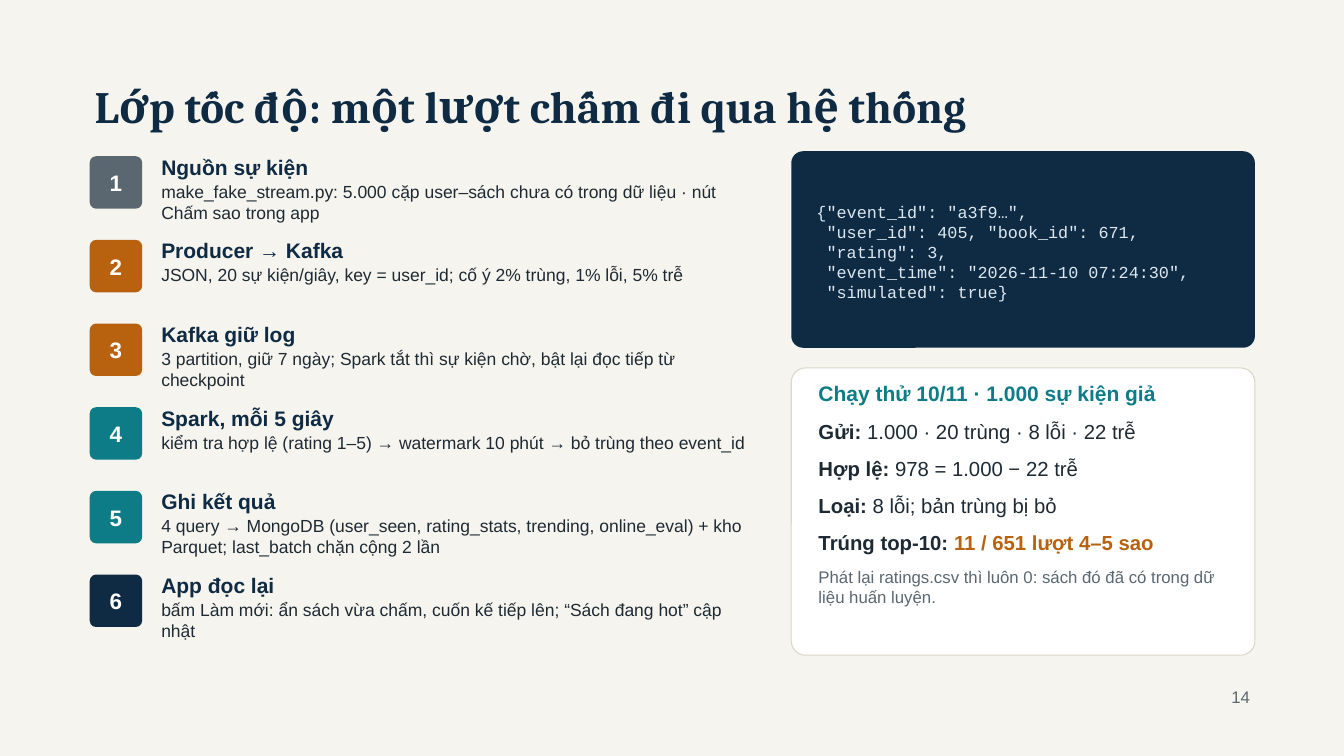
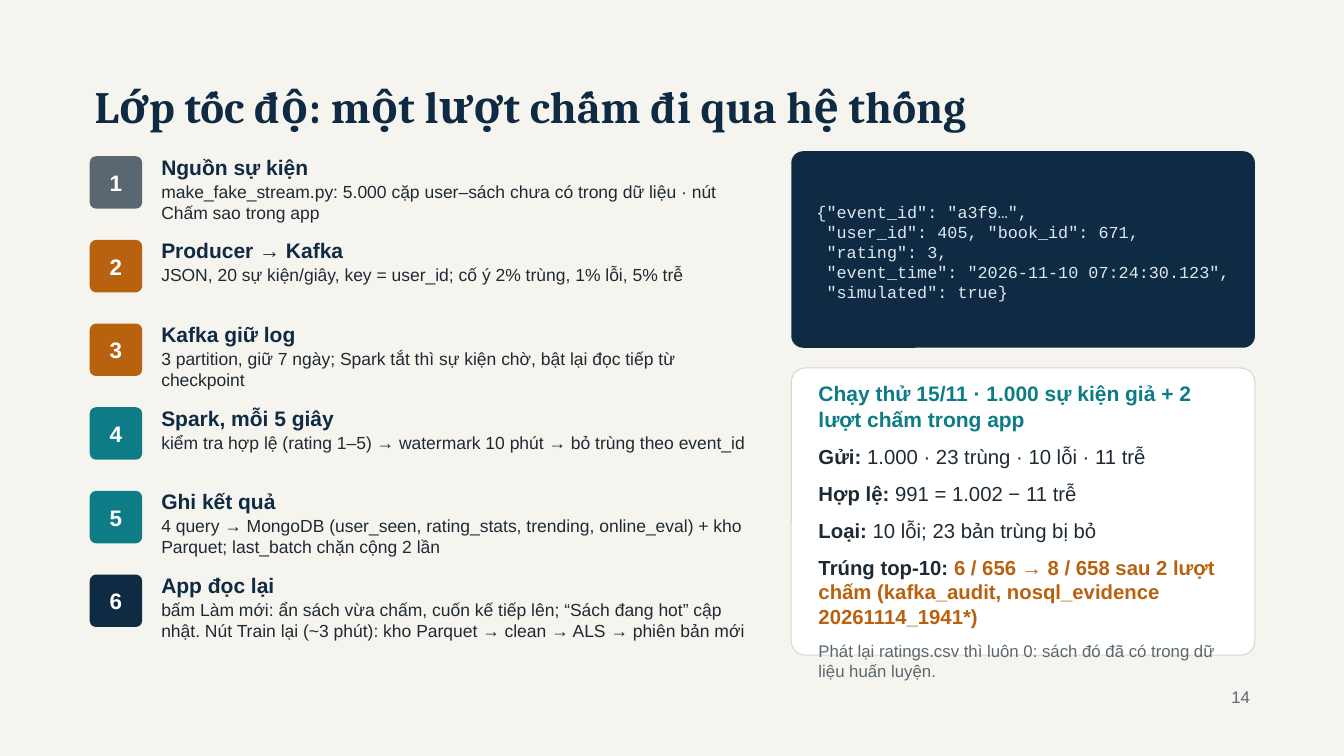
Before and after one commit to haoluonghuynhngoc/Group_06_BigData, a slide deck: slide 14 of Present/BookPulse - BDA501 Session 10 Final Presentation.pptx. Drawn at 1344x756 pixels with LibreOffice and Linux fonts; fonts in the diff are those of the drawing. Boxes give left, top, right and bottom in pixels: in the first picture for what was removed or moved away, otherwise in the second. Text is boxed around its words. In the diff, an @@ line names an element or a change of style, - is before the commit and + after.

```diff
--- a/Present/BookPulse - BDA501 Session 10 Final Presentation.pptx
+++ b/Present/BookPulse - BDA501 Session 10 Final Presentation.pptx
@@ text at [827, 266, 1229, 281]: text changed @@
-"event_time": "2026-11-10 07:24:30",
+"event_time": "2026-11-10 07:24:30.123",
@@ text at [818, 385, 1215, 629]: text changed @@
-Chạy thử 10/11 · 1.000 sự kiện giả
-Gửi: 1.000 · 20 trùng · 8 lỗi · 22 trễ
-Hợp lệ: 978 = 1.000 − 22 trễ
-Loại: 8 lỗi; bản trùng bị bỏ
-Trúng top-10: 11 / 651 lượt 4–5 sao
+Chạy thử 15/11 · 1.000 sự kiện giả + 2 lượt chấm trong app
+Gửi: 1.000 · 23 trùng · 10 lỗi · 11 trễ
+Hợp lệ: 991 = 1.002 − 11 trễ
+Loại: 10 lỗi; 23 bản trùng bị bỏ
+Trúng top-10: 6 / 656 → 8 / 658 sau 2 lượt chấm (kafka_audit, nosql_evidence 20261114_1941*)
@@ text at [161, 603, 744, 641]: text changed @@
-bấm Làm mới: ẩn sách vừa chấm, cuốn kế tiếp lên; “Sách đang hot” cập nhật
+bấm Làm mới: ẩn sách vừa chấm, cuốn kế tiếp lên; “Sách đang hot” cập nhật. Nút Train lại (~3 phút): kho Parquet → clean → ALS → phiên bản mới
```
Also in this commit, not shown: 10 other slides changed, 1 slide added, 50 other files.
